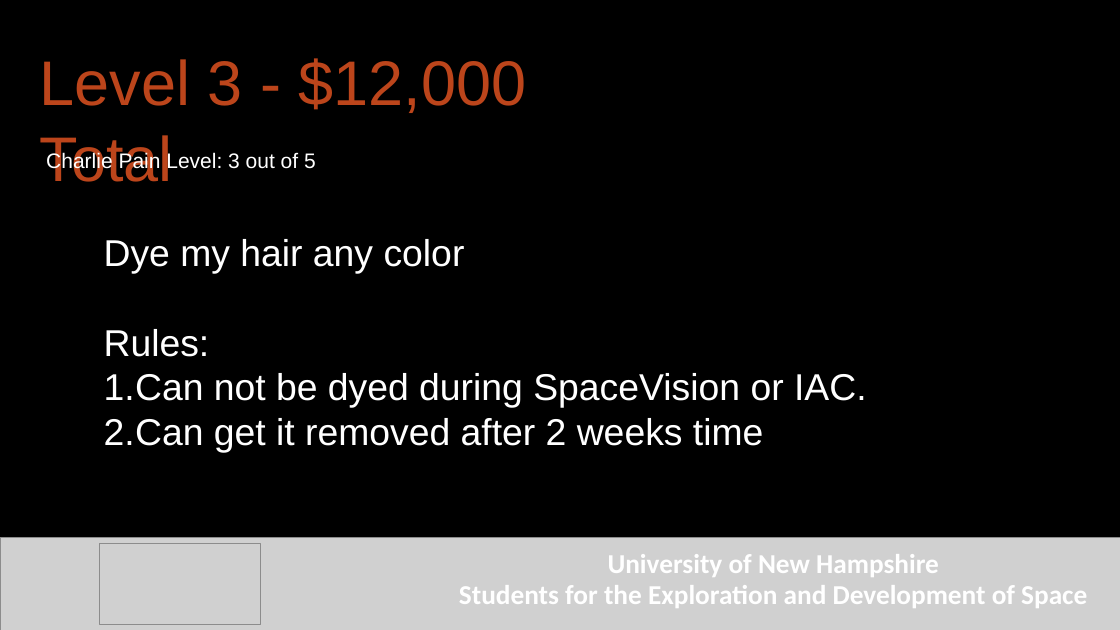
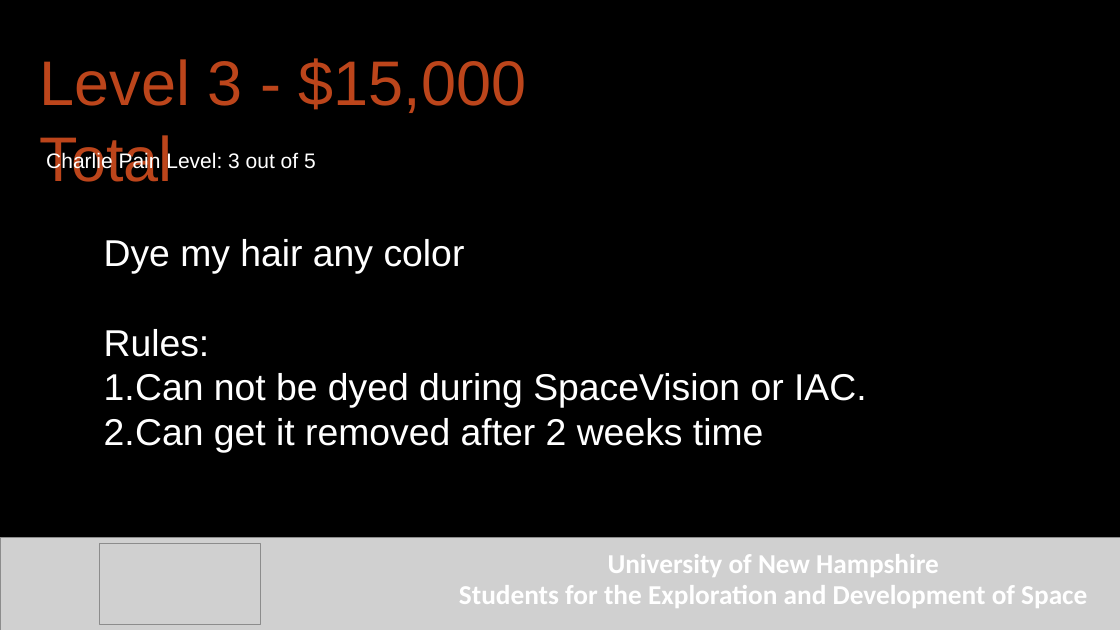
Before and after one commit to Maeswoon/UNHSEDS, a slide deck: slide 5 of Business/Charlie Personal Archives/Presentation/Finance Incentive Program.pptx. Drawn at 1120x630 pixels with LibreOffice and Linux fonts; fonts in the diff are those of the drawing; grey boxes stand for pictures; background and template pictures are left out. Boxes give left, top, right and bottom in pixels: in the first picture for what was removed or moved away, otherwise in the second. Text is boxed around its words. In the diff, an @@ line names an element or a change of style, - is before the commit and + after.

```diff
--- a/Business/Charlie Personal Archives/Presentation/Finance Incentive Program.pptx
+++ b/Business/Charlie Personal Archives/Presentation/Finance Incentive Program.pptx
@@ text at <box>40,58,527,182</box>: text changed @@
-Level 3 - $12,000 Total
+Level 3 - $15,000 Total
```
Also in this commit, not shown: 2 other slides changed.
